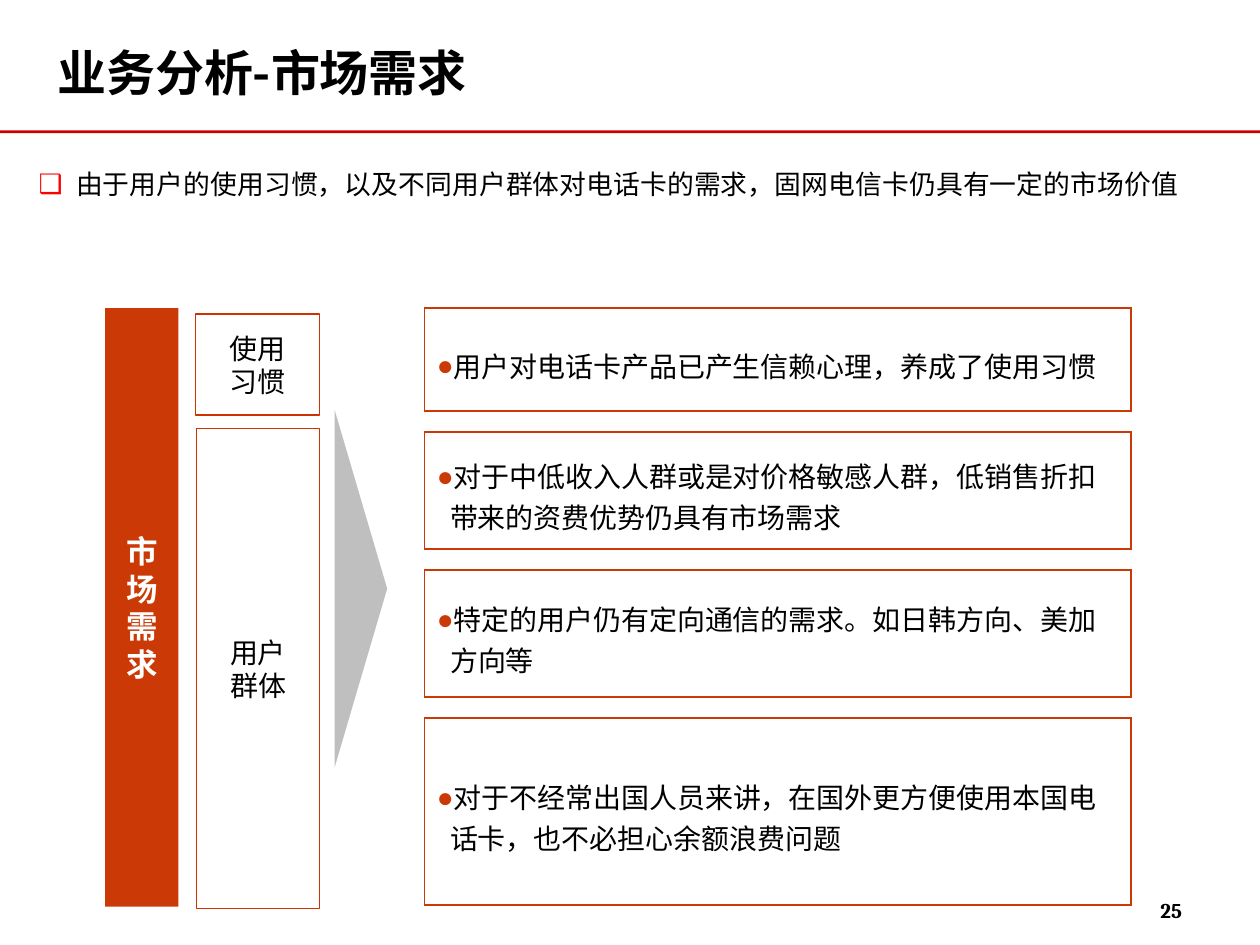
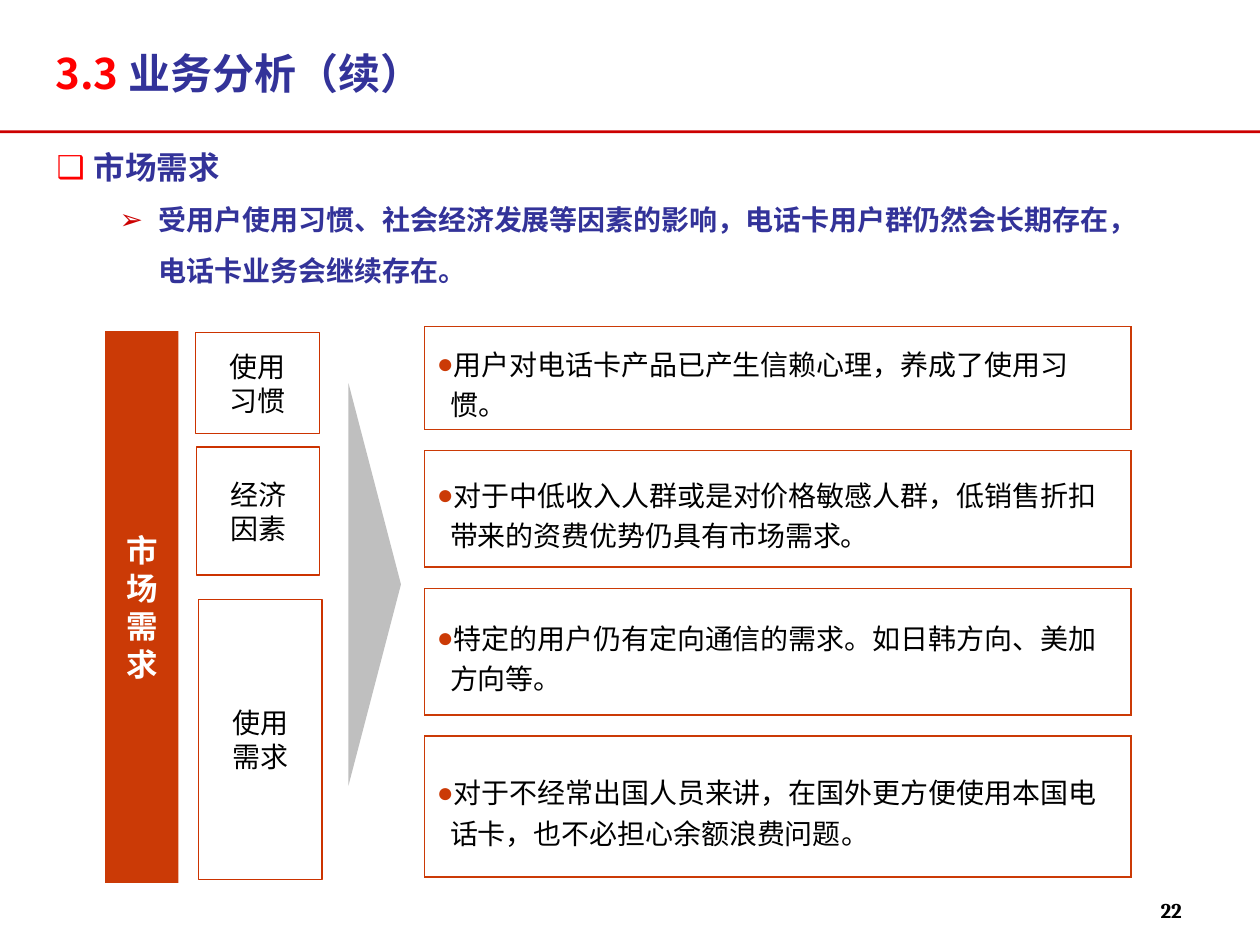
Before and after one commit to momo1101/unicardsrch, a slide deck: slide 22 of 软课题文本/软课题-中国联通电信卡业务及策略研究.ppt (slide 25 before the commit). Drawn at 1260x945 pixels with LibreOffice and Linux fonts; fonts in the diff are those of the drawing; background and template pictures are left out. Boxes give left, top, right and bottom in pixels: in the first picture for what was removed or moved away, otherwise in the second. Text is boxed around its words. In the diff, an @@ line names an element or a change of style, - is before the commit and + after.

Commit message:
市场部最终定稿

```diff
--- a/软课题文本/软课题-中国联通电信卡业务及策略研究.ppt
+++ b/软课题文本/软课题-中国联通电信卡业务及策略研究.ppt
@@ text at <box>55,53,422,93</box>: text changed; size 28 to 24 pt; text colour #000000 to #333399 @@
-业务分析-市场需求
+3.3 业务分析（续）
@@ text removed at <box>76,171,1178,197</box> @@
-❑ 由于用户的使用习惯，以及不同用户群体对电话卡的需求，固网电信卡仍具有一定的市场价值
@@ text added at <box>94,152,1137,284</box>, 16 pt, text #333399, bold @@
+❑ 市场需求
+  ➢ 受用户使用习惯、社会经济发展等因素的影响，电话卡用户群仍然会长期存在，电话卡业务会继续存在。
@@ rectangle "用户对电话卡产品已产生信赖心理，养成了使用习惯。": place and size @@
-rectangle "用户对电话卡产品已产生信赖心理，养成了使用习惯。" at <box>425,309,1131,412</box>
+rectangle "用户对电话卡产品已产生信赖心理，养成了使用习惯。" at <box>425,326,1131,430</box>
@@ rectangle "市场需求": place and size @@
-rectangle "市场需求" at <box>105,309,178,907</box>
+rectangle "市场需求" at <box>105,331,178,883</box>
@@ rectangle "使用": place and size @@
-rectangle "使用" at <box>195,314,319,415</box>
+rectangle "使用" at <box>195,333,319,433</box>
@@ text in rectangle at <box>450,351,1068,418</box>: text changed @@
-● 用户对电话卡产品已产生信赖心理，养成了使用习惯
+● 用户对电话卡产品已产生信赖心理，养成了使用习惯。
@@ triangle: place and size @@
-triangle at <box>335,410,387,767</box>
+triangle at <box>348,384,401,786</box>
@@ rectangle removed at <box>197,428,320,908</box> @@
-用户
-群体
@@ rectangle added at <box>197,447,320,576</box>, fill #FFFFFF, outline #CC3300 0.74 pt, 16 pt, text #000000 @@
+经济
+因素
@@ rectangle "对于中低收入人群或是对价格敏感人群，低销售折扣带来的资费优势仍具有市场需求。": place and size @@
-rectangle "对于中低收入人群或是对价格敏感人群，低销售折扣带来的资费优势仍具有市场需求。" at <box>425,432,1131,549</box>
+rectangle "对于中低收入人群或是对价格敏感人群，低销售折扣带来的资费优势仍具有市场需求。" at <box>425,450,1131,567</box>
@@ text in rectangle at <box>450,482,1096,549</box>: text changed @@
-● 对于中低收入人群或是对价格敏感人群，低销售折扣带来的资费优势仍具有市场需求
+● 对于中低收入人群或是对价格敏感人群，低销售折扣带来的资费优势仍具有市场需求。
@@ rectangle "特定的用户仍有定向通信的需求。如日韩方向、美加方向等。": place and size @@
-rectangle "特定的用户仍有定向通信的需求。如日韩方向、美加方向等。" at <box>425,571,1131,697</box>
+rectangle "特定的用户仍有定向通信的需求。如日韩方向、美加方向等。" at <box>425,588,1131,714</box>
@@ rectangle added at <box>198,600,321,879</box>, fill #FFFFFF, outline #CC3300 0.74 pt, 16 pt, text #000000 @@
+使用
+需求
@@ text in rectangle at <box>450,625,1096,692</box>: text changed @@
-● 特定的用户仍有定向通信的需求。如日韩方向、美加方向等
+● 特定的用户仍有定向通信的需求。如日韩方向、美加方向等。
@@ rectangle "对于不经常出国人员来讲，在国外更方便使用本国电话卡，也不必担心余额浪费问题。": place and size @@
-rectangle "对于不经常出国人员来讲，在国外更方便使用本国电话卡，也不必担心余额浪费问题。" at <box>425,718,1131,906</box>
+rectangle "对于不经常出国人员来讲，在国外更方便使用本国电话卡，也不必担心余额浪费问题。" at <box>425,736,1131,877</box>
@@ text in rectangle at <box>450,779,1096,847</box>: text changed @@
-● 对于不经常出国人员来讲，在国外更方便使用本国电话卡，也不必担心余额浪费问题
+● 对于不经常出国人员来讲，在国外更方便使用本国电话卡，也不必担心余额浪费问题。
@@ page number at <box>1161,903,1182,918</box>: text changed @@
-25
+22
```
Also in this commit, not shown: 21 other slides changed, 3 slides added, 7 slides removed.
